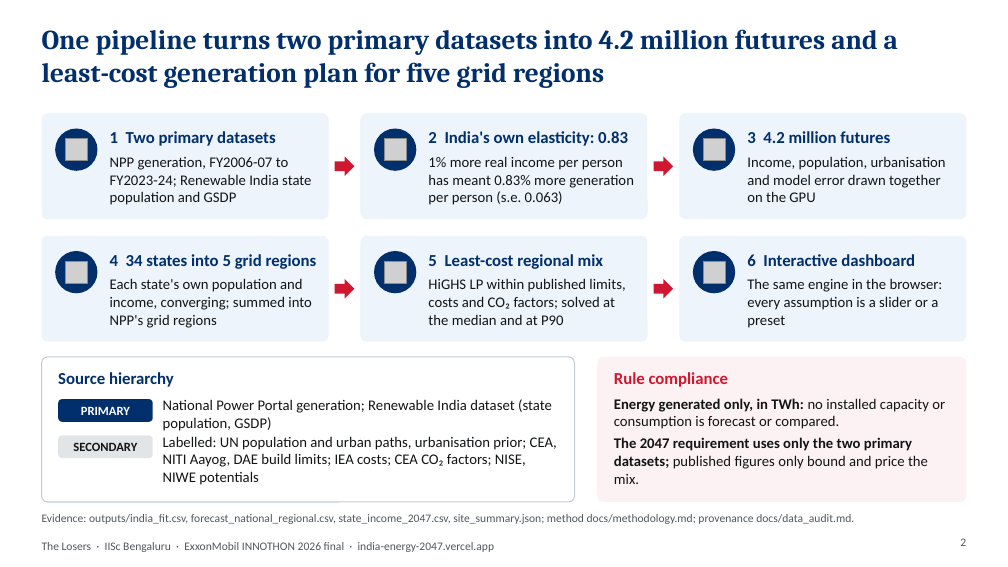
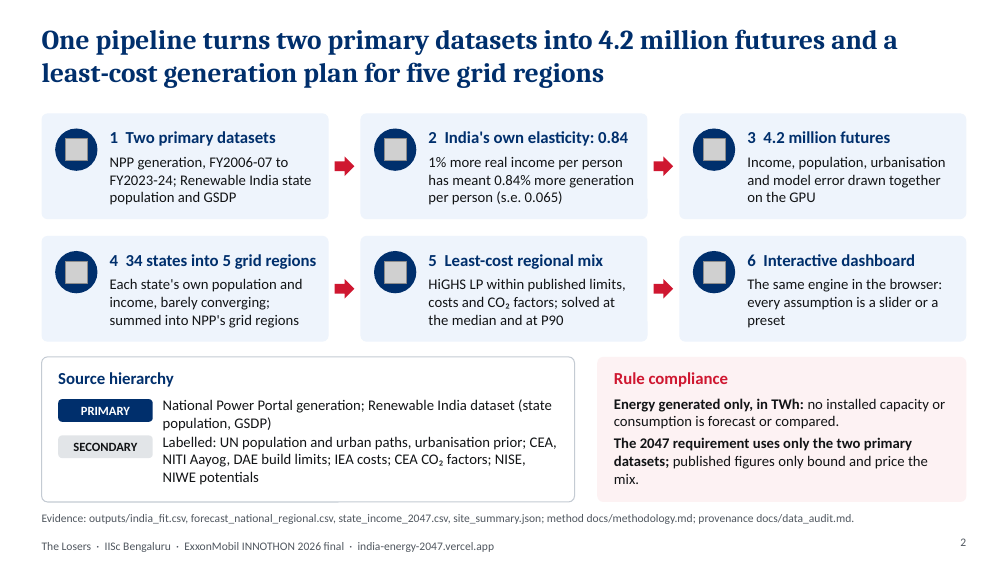
Before and after one commit to Tathagata-Ghosh-Developer/innothon-2026-india-energy-2047, a slide deck: slide 2 of docs/deck/India_Energy_2047_The_Losers.pptx. Drawn at 1008x567 pixels with LibreOffice and Linux fonts; fonts in the diff are those of the drawing; grey boxes stand for pictures. Boxes give left, top, right and bottom in pixels: in the first picture for what was removed or moved away, otherwise in the second. Text is boxed around its words. In the diff, an @@ line names an element or a change of style, - is before the commit and + after.

```diff
--- a/docs/deck/India_Energy_2047_The_Losers.pptx
+++ b/docs/deck/India_Energy_2047_The_Losers.pptx
@@ text at bbox=[428, 131, 628, 146]: text changed @@
-2 India's own elasticity: 0.83
+2 India's own elasticity: 0.84
@@ text at bbox=[428, 156, 634, 205]: text changed @@
-1% more real income per person has meant 0.83% more generation per person (s.e. 0.063)
+1% more real income per person has meant 0.84% more generation per person (s.e. 0.065)
@@ text at bbox=[110, 278, 302, 328]: text changed @@
-Each state's own population and income, converging; summed into NPP's grid regions
+Each state's own population and income, barely converging; summed into NPP's grid regions
```
Also in this commit, not shown: 6 other slides changed, 41 other files.
